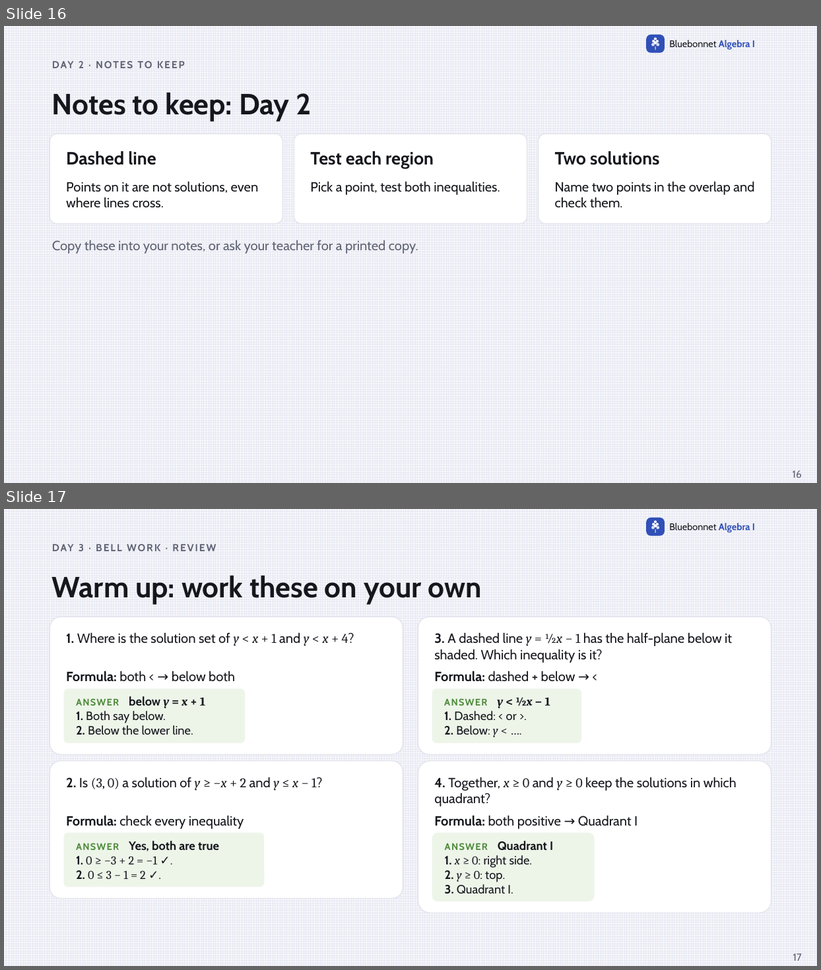
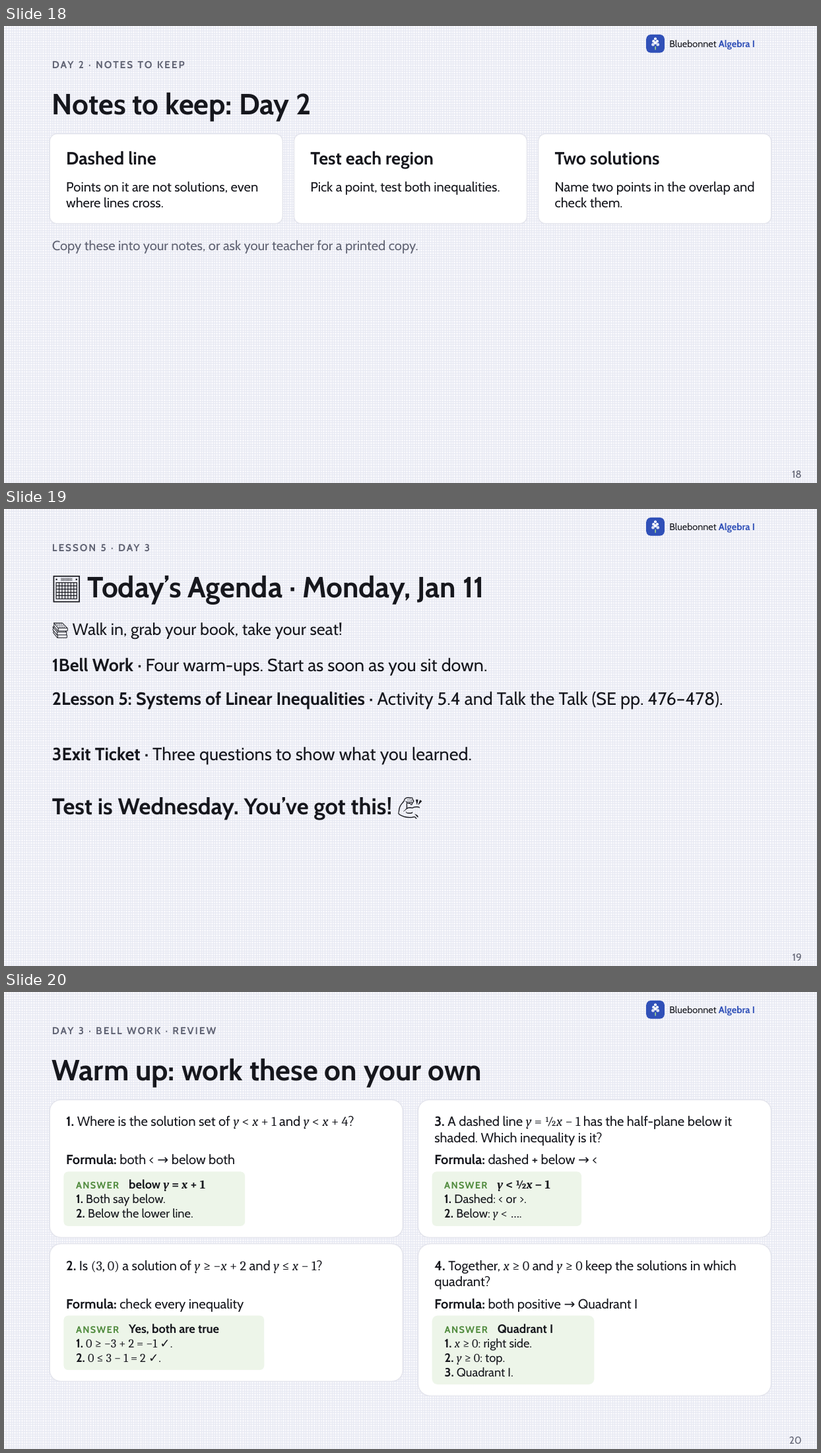
Before and after one commit to Apolloat2022/Algebra1M2U1L4, a slide deck: IEP/m3t2-lesson5-systems-of-inequalities-IEP.pptx. Shown one above the other, each under a label of ours: slides 16 and 17 before the commit, slides 18, 19 and 20 after it. The pictures are 821x970 and 821x1453 pixels, drawn with LibreOffice and Linux fonts; fonts in the diff are those of the drawing. Boxes give left, top, right and bottom in pixels: in the first picture for what was removed or moved away, otherwise in the second. Text is boxed around its words. In the diff, an @@ line names an element or a change of style, - is before the commit and + after.

```diff
--- a/IEP/m3t2-lesson5-systems-of-inequalities-IEP.pptx
+++ b/IEP/m3t2-lesson5-systems-of-inequalities-IEP.pptx
@@ slide 19 added at (4,509,817,966), background pattern #E6E8F2 on #F7F7FB; not listed: 9 template elements that a slide beside it also shows @@
@@ text added at (101,544,150,551), 12 pt, text #5F6272, bold @@
+LESSON 5 · DAY 3
@@ text added at (88,575,484,605), 34.5 pt, text #16171D, bold @@
+📅 Today’s Agenda · Monday, Jan 11
@@ text added at (73,623,343,638), 19.5 pt, text #16171D @@
+📚 Walk in, grab your book, take your seat!
@@ text added at (52,657,488,675), 21 pt, text #16171D @@
+1Bell Work · Four warm-ups. Start as soon as you sit down.
@@ text added at (52,691,723,709), 21 pt, text #16171D @@
+2Lesson 5: Systems of Linear Inequalities · Activity 5.4 and Talk the Talk (SE pp. 476–478).
@@ text added at (52,747,472,764), 21 pt, text #16171D @@
+3Exit Ticket · Three questions to show what you learned.
@@ text added at (52,797,393,820), 27 pt, text #16171D, bold @@
+Test is Wednesday. You’ve got this! 💪
@@ page number added at (793,954,802,961), 12 pt, text #5F6272 @@
+19
@@ what was slide 16 is now slide 18 @@
@@ page number at (792,471,802,478): text changed @@
-16
+18
@@ what was slide 17 is now slide 20 @@
@@ page number at (789,1437,802,1444): text changed @@
-17
+20
```
Also in this commit, not shown: 2 other slides added, 35 other files.
